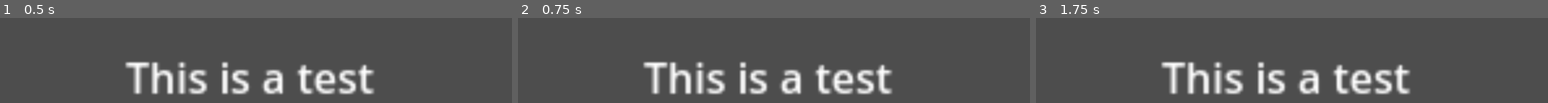
Above: before the commit, frames 1-3 (left to right).
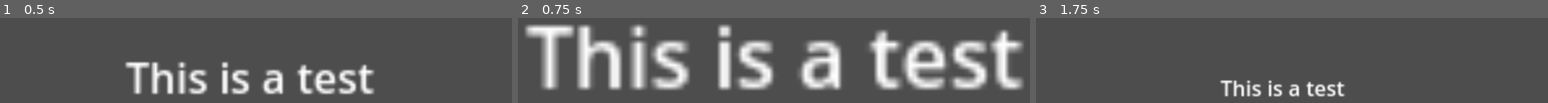
Above: after the commit, the same moments.

Repository: Schipwreck/GMTK-GameJam-2024
Game: Godot game, scene res://Scenes/state_change_prototype.tscn
The game is run twice, just before and just after one commit, with the same random seed, the same clock (stepped at 60 frames per second) and the same inputs. This scene is started directly instead of the project's main scene.
Inputs (mouse positions are in pixels of both pictures, inside the frame that each line leads up to):
- Up to frame 1 (0.5 s): no input
- Up to frame 2 (0.75 s): tap Enter at 0.5 s; move the mouse to (927, 77) at 0.52 s; hold E (biggerRay, bound only after the commit) from 0.53 s (still down)
- Up to frame 3 (1.75 s): tap Q (defaultAgain, bound only after the commit) at 0.8, 1.35 s; tap Space at 1.25 s; move the mouse to (outside the picture) at 1.27 s; release E (biggerRay, bound only after the commit) at 1.28 s; tap S (shrinkRay, bound only after the commit) at 1.55 s

Frame 1 is identical in both runs. In frame 2, 39% of the frame differs, in the area x 1-99%, y 7-91%; in frame 3, 9.8%.

Commit message:
further attempts at mouse hovering

Diff:
--- a/Scenes/state_change_prototype.tscn
+++ b/Scenes/state_change_prototype.tscn
@@ -1,6 +1,6 @@
 [gd_scene load_steps=2 format=3 uid="uid://cpwckl0vpnest"]
 
-[ext_resource type="Script" path="res://scripts/state_change.gd" id="1_ylj44"]
+[ext_resource type="Script" path="res://Scripts/state_change.gd" id="1_wsj18"]
 
 [node name="Node2D" type="Node2D"]
 
@@ -10,7 +10,7 @@
 offset_right = 466.0
 offset_bottom = 192.0
 text = "This is a test"
-script = ExtResource("1_ylj44")
+script = ExtResource("1_wsj18")
 
 [node name="Camera2D" type="Camera2D" parent="Label"]
 position = Vector2(45, 20)
--- /dev/null
+++ b/Scenes/test_mouse_hover.tscn
@@ -0,0 +1,22 @@
+[gd_scene load_steps=3 format=3 uid="uid://b0bte3o5ib1ah"]
+
+[ext_resource type="Script" path="res://Scripts/mouse_hovering.gd" id="2_7jsx8"]
+[ext_resource type="Texture2D" uid="uid://dd3ppdnkci0bj" path="res://Assets/jn_tempassets/inventory_texture.png" id="2_vxedc"]
+
+[node name="Node2D" type="Node2D"]
+
+[node name="Icon" type="TextureRect" parent="."]
+offset_left = -15.0
+offset_top = -13.0
+offset_right = 25.0
+offset_bottom = 27.0
+texture = ExtResource("2_vxedc")
+script = ExtResource("2_7jsx8")
+
+[node name="Label" type="Label" parent="Icon"]
+layout_mode = 0
+offset_left = 29.0
+offset_top = 13.0
+offset_right = 69.0
+offset_bottom = 36.0
+text = "side a"
--- /dev/null
+++ b/Scripts/item.gd
@@ -0,0 +1,39 @@
+extends Node2D
+
+@onready var IconRect_path = $Icon
+
+var item_ID : int
+var item_grids := []
+var selected = false
+var grid_anchor = null
+
+# Called when the node enters the scene tree for the first time.
+func _ready():
+	pass
+
+
+# Called every frame. 'delta' is the elapsed time since the previous frame.
+func _process(delta):
+	if selected:
+		global_position = lerp(global_position, get_global_mouse_position(), 25 * delta)
+
+#rotate 90 degress CW
+func rotate_item():
+	for grid in item_grids:
+		var temp_y = grid[0]
+		grid[0] = -grid[1]
+		grid[1] = temp_y
+	rotation_degrees += 90
+	if rotation_degrees>=360:
+		rotation_degrees = 0
+
+func _snap_to(destination):
+	var tween = get_tree().create_tween()
+	#separate cases to avoid snapping errors
+	if int(rotation_degrees) % 180 == 0:
+		destination += IconRect_path.size/2
+	else:
+		var temp_xy_switch = Vector2(IconRect_path.size.y,IconRect_path.size.x)
+		destination += temp_xy_switch/2
+	tween.tween_property(self, "global_position", destination, 0.15).set_trans(Tween.TRANS_SINE)
+	selected = false
--- /dev/null
+++ b/Scripts/mouse_hovering.gd
@@ -0,0 +1,24 @@
+extends TextureRect
+
+signal box_hover(hover)
+signal box_no_hover(hover)
+
+var is_hovering := false
+
+# Called when the node enters the scene tree for the first time.
+func _ready() -> void:
+	pass # Replace with function body.
+
+
+# Called every frame. 'delta' is the elapsed time since the previous frame.
+func _process(delta):
+	if get_global_rect().has_point(get_global_mouse_position()):
+		if not is_hovering:
+			is_hovering = true
+			print("this is box")
+			emit_signal("box_hover",self)
+	else:
+		if is_hovering:
+			is_hovering = false
+			print("this is no longer a box")
+			emit_signal("box_no_hover",self)
--- /dev/null
+++ b/Scripts/test_mouse_hover.gd
@@ -0,0 +1,15 @@
+extends Control
+
+
+# Called when the node enters the scene tree for the first time.
+func _ready() -> void:
+	pass # Replace with function body.
+
+
+# Called every frame. 'delta' is the elapsed time since the previous frame.
+func _process(delta: float) -> void:
+	pass
+
+
+func _on_mouse_entered() -> void:
+	pass # Replace with function body.
--- a/project.godot
+++ b/project.godot
@@ -14,3 +14,21 @@
 run/main_scene="res://Scenes/title_screen.tscn"
 config/features=PackedStringArray("4.3", "Forward Plus")
 config/icon="res://icon.svg"
+
+[input]
+
+shrinkRay={
+"deadzone": 0.5,
+"events": [Object(InputEventKey,"resource_local_to_scene":false,"resource_name":"","device":-1,"window_id":0,"alt_pressed":false,"shift_pressed":false,"ctrl_pressed":false,"meta_pressed":false,"pressed":false,"keycode":0,"physical_keycode":83,"key_label":0,"unicode":115,"location":0,"echo":false,"script":null)
+]
+}
+biggerRay={
+"deadzone": 0.5,
+"events": [Object(InputEventKey,"resource_local_to_scene":false,"resource_name":"","device":-1,"window_id":0,"alt_pressed":false,"shift_pressed":false,"ctrl_pressed":false,"meta_pressed":false,"pressed":false,"keycode":0,"physical_keycode":69,"key_label":0,"unicode":101,"location":0,"echo":false,"script":null)
+]
+}
+defaultAgain={
+"deadzone": 0.5,
+"events": [Object(InputEventKey,"resource_local_to_scene":false,"resource_name":"","device":-1,"window_id":0,"alt_pressed":false,"shift_pressed":false,"ctrl_pressed":false,"meta_pressed":false,"pressed":false,"keycode":0,"physical_keycode":81,"key_label":0,"unicode":113,"location":0,"echo":false,"script":null)
+]
+}
